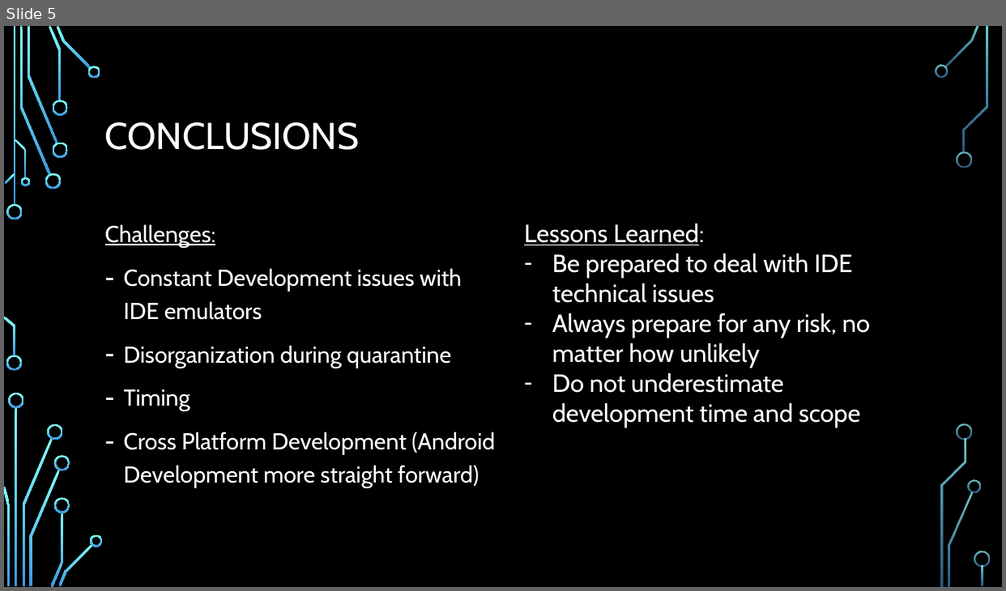
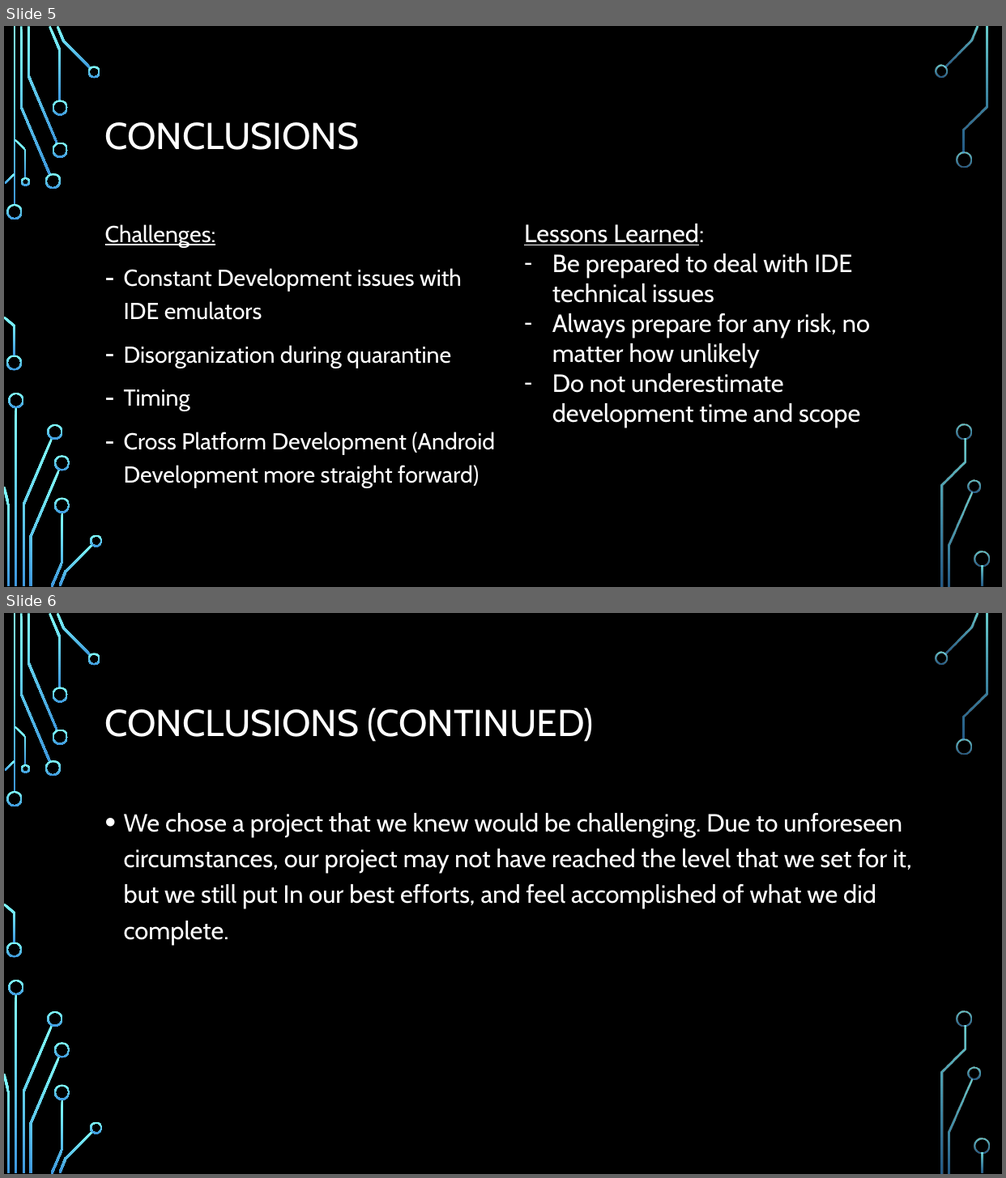
Before and after one commit to AB-Cobb/Capstone, a slide deck: docs/T04_HTTYDP_Final_Capstone_Presentation.pptx. Shown one above the other, each under a label of ours: slide 5 before the commit, slides 5 and 6 after it. The pictures are 1006x591 and 1006x1178 pixels, drawn with LibreOffice and Linux fonts; fonts in the diff are those of the drawing; background and template pictures are left out. Boxes give left, top, right and bottom in pixels: in the first picture for what was removed or moved away, otherwise in the second. Text is boxed around its words. In the diff, an @@ line names an element or a change of style, - is before the commit and + after.

```diff
--- a/docs/T04_HTTYDP_Final_Capstone_Presentation.pptx
+++ b/docs/T04_HTTYDP_Final_Capstone_Presentation.pptx
@@ slide 6 added at [4,613,1002,1174], background picture (left out); not listed: 36 template elements that a slide beside it also shows @@
@@ title added at [105,708,594,742], 36 pt, text #FFFFFF @@
+CONCLUSIONS (CONTINUED)
@@ text added at [124,813,912,944], 24 pt, text #FFFFFF @@
+• We chose a project that we knew would be challenging. Due to unforeseen circumstances, our project may not have reached the level that we set for it, but we still put In our best efforts, and feel accomplished of what we did complete.
```
Also in this commit, not shown: 2 slides changed, 1 slide removed.
